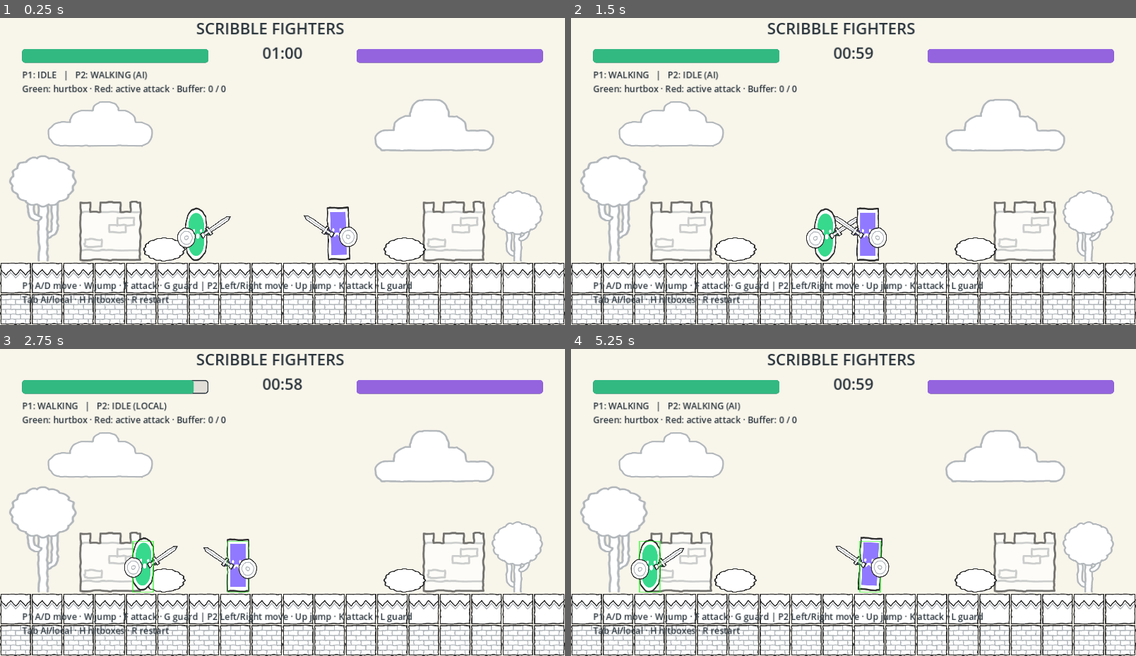
Above: before the commit, frames 1-4 (two rows, left to right).
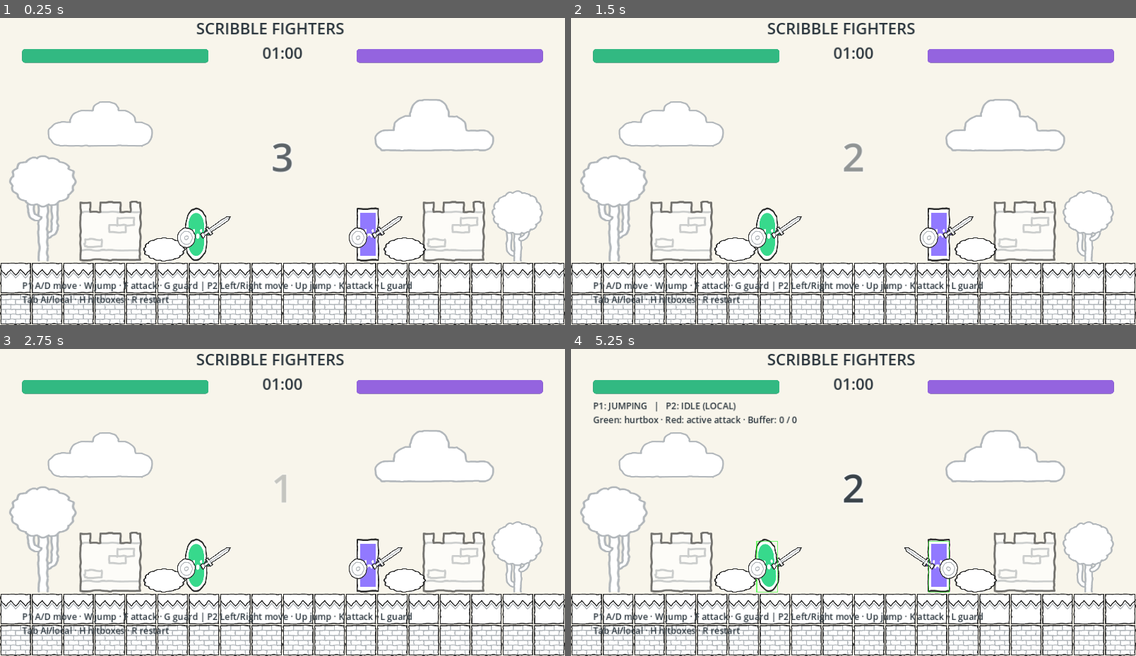
Above: after the commit, the same moments.

Repository: fiveft55/BIX322-FigntinGame
Game: Godot game, scene res://scenes/arena.tscn
Same seed, same stepped clock (60 frames per second), same inputs: the game is played once before the commit and once after it. Sound files missing from this copy of the repository are replaced by a short silence.
Inputs:
- Up to frame 1 (0.25 s): no input
- Up to frame 2 (1.5 s): hold D (p1_right) 0.53-1.28 s; tap Tab (ai) at 0.6, 1.35 s; tap W (p1_jump) at 0.77 s; hold A (p1_left) from 1.28 s (still down)
- Up to frame 3 (2.75 s): tap W (p1_jump) at 1.52 s; release A (p1_left) at 2.03 s; hold D (p1_right) from 2.03 s (still down); tap H (boxes) at 2.1 s; tap Tab (ai) at 2.3 s
- Up to frame 4 (5.25 s): tap F (p1_attack) at 2.85 s; tap W (p1_jump) at 3.02, 3.77, 4.52 s; tap Tab (ai) at 3.05, 3.8, 4.55 s; release D (p1_right) at 3.53 s; hold A (p1_left) from 3.53 s (still down); tap G (p1_block) at 3.6 s; tap R (restart) at 4.15 s; tap K (p2_attack) at 4.35 s; tap L (p2_block) at 5.1 s

The runs differ from the first frame. In frame 1, 2.0% of the frame differs, in the area x 3-72%, y 17-80%; in frame 2, 3.0%; in frame 3, 3.2%, in the area x 3-72%, y 9-80%; in frame 4, 2.9%.

Commit message:
Add voiced fight countdown, combat sounds, and looping battle music

Diff:
--- /dev/null
+++ b/default_bus_layout.tres
@@ -0,0 +1,11 @@
+[gd_resource type="AudioBusLayout" format=3]
+
+[resource]
+bus/0/name = &"Master"
+bus/0/volume_db = 0.0
+bus/1/name = &"Music"
+bus/1/send = &"Master"
+bus/2/name = &"SFX"
+bus/2/send = &"Master"
+bus/3/name = &"Voice"
+bus/3/send = &"Master"
--- /dev/null
+++ b/scenes/match_audio.tscn
@@ -0,0 +1,48 @@
+[gd_scene load_steps=17 format=3]
+
+[ext_resource type="Script" path="res://scripts/match_audio.gd" id="script"]
+[ext_resource type="AudioStream" path="res://assets/audio/battle/oxidvideos-video-game-sword-swing-sfx-409364.mp3" id="sword_sound"]
+[ext_resource type="AudioStream" path="res://assets/audio/battle/53439420-retro-hurt-sound-03-474780.mp3" id="hit_sound"]
+[ext_resource type="AudioStream" path="res://assets/audio/battle/gargamel10-sword-slashing-game-sound-effect-2-379229.mp3" id="block_sound"]
+[ext_resource type="AudioStream" path="res://assets/audio/battle/cartoon_music-kids-game-victory-504518.mp3" id="jump_sound"]
+[ext_resource type="AudioStream" path="res://assets/audio/battle/soundreality-game-over-man-136233.mp3" id="game_over_sound"]
+[ext_resource type="AudioStream" path="res://assets/audio/voice/3.ogg" id="countdown_three"]
+[ext_resource type="AudioStream" path="res://assets/audio/voice/2.ogg" id="countdown_two"]
+[ext_resource type="AudioStream" path="res://assets/audio/voice/1.ogg" id="countdown_one"]
+[ext_resource type="AudioStream" path="res://assets/audio/voice/fight.ogg" id="fight_voice"]
+[ext_resource type="AudioStream" path="res://assets/audio/voice/player_1.ogg" id="player_one_voice"]
+[ext_resource type="AudioStream" path="res://assets/audio/voice/player_2.ogg" id="player_two_voice"]
+[ext_resource type="AudioStream" path="res://assets/audio/voice/winner.ogg" id="winner_voice"]
+[ext_resource type="AudioStream" path="res://assets/audio/voice/it's_a_tie.ogg" id="tie_voice"]
+[ext_resource type="AudioStream" path="res://assets/audio/voice/time.ogg" id="time_voice"]
+[ext_resource type="AudioStream" path="res://assets/audio/battle/331music-video-game-music-598332.mp3" id="music"]
+
+[node name="MatchAudio" type="Node"]
+script = ExtResource("script")
+sword_sound = ExtResource("sword_sound")
+hit_sound = ExtResource("hit_sound")
+block_sound = ExtResource("block_sound")
+jump_sound = ExtResource("jump_sound")
+game_over_sound = ExtResource("game_over_sound")
+countdown_three = ExtResource("countdown_three")
+countdown_two = ExtResource("countdown_two")
+countdown_one = ExtResource("countdown_one")
+fight_voice = ExtResource("fight_voice")
+player_one_voice = ExtResource("player_one_voice")
+player_two_voice = ExtResource("player_two_voice")
+winner_voice = ExtResource("winner_voice")
+tie_voice = ExtResource("tie_voice")
+time_voice = ExtResource("time_voice")
+
+[node name="Music" type="AudioStreamPlayer" parent="."]
+stream = ExtResource("music")
+volume_db = -20.0
+bus = &"Music"
+
+[node name="Announcer" type="AudioStreamPlayer" parent="."]
+volume_db = -3.0
+bus = &"Voice"
+
+[node name="Effects" type="AudioStreamPlayer" parent="."]
+volume_db = -10.0
+bus = &"SFX"
--- a/scenes/match_overlay.tscn
+++ b/scenes/match_overlay.tscn
@@ -50,3 +50,17 @@
 offset_right = 440.0
 offset_bottom = 245.0
 text = "Quit"
+
+[node name="Countdown" type="Label" parent="."]
+mouse_filter = 2
+offset_left = 200.0
+offset_top = 245.0
+offset_right = 952.0
+offset_bottom = 365.0
+theme_override_colors/font_color = Color(0.16, 0.2, 0.23, 1)
+theme_override_colors/font_outline_color = Color(1, 1, 1, 1)
+theme_override_constants/outline_size = 8
+theme_override_font_sizes/font_size = 80
+text = "3"
+horizontal_alignment = 1
+vertical_alignment = 1
--- a/scripts/arena.gd
+++ b/scripts/arena.gd
@@ -7,7 +7,10 @@
 var round_over := false
 var match_over := false
 var round_ticks_remaining := 0
+var countdown_ticks := 0
+var fight_fade_ticks := 0
 var match_overlay: CanvasLayer
+var match_audio: MatchAudio
 var spawn_positions: Array[Vector2] = []
 
 func _ready() -> void:
@@ -17,6 +20,10 @@
 	fighters.assign([$Fighters/Player1, $Fighters/Player2])
 	for fighter in fighters:
 		spawn_positions.append(fighter.position)
+	match_audio = (load("res://scenes/match_audio.tscn") as PackedScene).instantiate()
+	add_child(match_audio)
+	for fighter in fighters:
+		fighter.combat_sound.connect(match_audio.on_combat_sound)
 	fighters[0].opponent = fighters[1]
 	fighters[1].opponent = fighters[0]
 	create_hud()
@@ -100,6 +107,15 @@
 	round_ticks_remaining = GameSettings.ROUND_SECONDS * 60
 	for i in range(fighters.size()):
 		fighters[i].reset_fighter(spawn_positions[i].x)
+		fighters[i].enabled = false
+	match_audio.reset_match()
+	match_audio.say(match_audio.countdown_three)
+	countdown_ticks = 180
+	fight_fade_ticks = 0
+	var countdown: Label = match_overlay.get_node("Countdown")
+	countdown.text = "3"
+	countdown.modulate.a = 1.0
+	countdown.show()
 	update_match_hud()
 
 
@@ -111,15 +127,16 @@
 		fighter.enabled = false
 		fighter.remove_hitbox()
 	match_over = true
+	match_overlay.get_node("Countdown").hide()
 	var result := "DRAW!"
 	if fighters[0].health != fighters[1].health:
 		var winner := 1 if fighters[0].health > fighters[1].health else 2
 		result = "PLAYER %d WINS!" % winner
+	var winner_number := 0 if fighters[0].health == fighters[1].health else (1 if fighters[0].health > fighters[1].health else 2)
+	match_audio.finish_match(winner_number, round_ticks_remaining == 0)
 	match_overlay.get_node("Victory/Title").text = result
 	var reason := "TIME UP" if round_ticks_remaining == 0 else "KNOCKOUT"
-	match_overlay.get_node("Victory/Result").text = "%s · HEALTH %d — %d" % [
-		reason, fighters[0].health, fighters[1].health
-	]
+	match_overlay.get_node("Victory/Result").text = reason
 	match_overlay.get_node("Victory").show()
 	match_overlay.get_node("Victory/Rematch").grab_focus()
 	update_match_hud()
@@ -130,6 +147,27 @@
 	match_overlay.get_node("Clock").text = "%02d:%02d" % [seconds / 60, seconds % 60]
 	for i in range(fighters.size()):
 		bars[i].value = fighters[i].health
+
+
+func update_countdown() -> void:
+	var label: Label = match_overlay.get_node("Countdown")
+	countdown_ticks -= 1
+	if countdown_ticks == 120:
+		match_audio.say(match_audio.countdown_two)
+	elif countdown_ticks == 60:
+		match_audio.say(match_audio.countdown_one)
+	if countdown_ticks > 0:
+		label.text = str(ceili(countdown_ticks / 60.0))
+		var elapsed_in_second := (180 - countdown_ticks) % 60
+		label.modulate.a = 1.0 - elapsed_in_second / 60.0
+	else:
+		match_audio.begin_battle()
+		label.text = "FIGHT!"
+		label.modulate.a = 1.0
+		fight_fade_ticks = 30
+		for fighter in fighters:
+			fighter.buffer.clear()
+			fighter.enabled = true
 
 
 func _physics_process(delta: float) -> void:
@@ -143,6 +181,15 @@
 		fighters[1].buffer.clear()
 	if round_over:
 		return
+	if countdown_ticks > 0:
+		update_countdown()
+		return
+	if fight_fade_ticks > 0:
+		fight_fade_ticks -= 1
+		var countdown: Label = match_overlay.get_node("Countdown")
+		countdown.modulate.a = fight_fade_ticks / 30.0
+		if fight_fade_ticks == 0:
+			countdown.hide()
 	for fighter in fighters:
 		fighter.tick(delta)
 	var separation := fighters[1].position.x - fighters[0].position.x
--- a/scripts/fighter.gd
+++ b/scripts/fighter.gd
@@ -3,6 +3,8 @@
 ## Fighter FSM and frame-timed combat. Feet are the local origin.
 
 # Jumping is locomotion; hit stun can also occur in the air.
+signal combat_sound(event: StringName)
+
 enum State { IDLE, WALKING, ATTACKING, HIT_STUN, BLOCKING, JUMPING }
 const SPEED := GameSettings.MOVE_SPEED
 const FLOOR_Y := GameSettings.FLOOR_Y
@@ -124,6 +126,7 @@
 			velocity.x = direction * attack_speed
 			var attack: Dictionary = ATTACKS[combo]
 			if state_frame == attack.startup:
+				combat_sound.emit(&"sword")
 				hitbox = make_area(
 					Vector2(attack.reach, GameSettings.HITBOX_HEIGHT),
 					Vector2(facing * (GameSettings.BODY_WIDTH / 2 + attack.reach / 2), GameSettings.HITBOX_Y),
@@ -141,6 +144,7 @@
 				change_state(State.IDLE if is_grounded() else State.JUMPING)
 		_:
 			if buffer.consume(&"jump"):
+				combat_sound.emit(&"jump")
 				velocity.y = -GameSettings.JUMP_SPEED
 				velocity.x = direction * GameSettings.AIR_SPEED
 				change_state(State.JUMPING)
@@ -196,6 +200,7 @@
 func receive_hit(attack: Dictionary, attacker: Fighter) -> void:
 	var front := signf(attacker.position.x - position.x) == facing
 	var guarded := state == State.BLOCKING and front
+	combat_sound.emit(&"block" if guarded else &"hit")
 	health = maxi(0, health - (GameSettings.BLOCK_DAMAGE if guarded else int(attack.damage)))
 	change_state(State.HIT_STUN)
 	guard_hit = guarded
--- /dev/null
+++ b/scripts/match_audio.gd
@@ -0,0 +1,103 @@
+class_name MatchAudio
+extends Node
+## Audio routing is scene-editable; fighter signals trigger overlapping effects.
+@export var sword_sound: AudioStream
+@export var hit_sound: AudioStream
+@export var block_sound: AudioStream
+@export var jump_sound: AudioStream
+@export var game_over_sound: AudioStream
+@export var countdown_three: AudioStream
+@export var countdown_two: AudioStream
+@export var countdown_one: AudioStream
+@export var fight_voice: AudioStream
+@export var player_one_voice: AudioStream
+@export var player_two_voice: AudioStream
+@export var winner_voice: AudioStream
+@export var tie_voice: AudioStream
+@export var time_voice: AudioStream
+@onready var music: AudioStreamPlayer = $Music
+@onready var voice: AudioStreamPlayer = $Announcer
+@onready var effect_template: AudioStreamPlayer = $Effects
+var effect_players: Array[AudioStreamPlayer] = []
+var voice_queue: Array[AudioStream] = []
+var last_event := ""
+
+func _ready() -> void:
+	# Duplicate so enabling looping never modifies the imported shared resource.
+	music.stream = music.stream.duplicate()
+	if music.stream is AudioStreamMP3:
+		music.stream.loop = true
+	for i in range(8):
+		var player := effect_template.duplicate() as AudioStreamPlayer
+		add_child(player)
+		effect_players.append(player)
+	voice.finished.connect(play_next_voice)
+
+func reset_match() -> void:
+	music.stop()
+	voice.stop()
+	voice_queue.clear()
+	for player in effect_players:
+		player.stop()
+	last_event = ""
+
+func _exit_tree() -> void:
+	reset_match()
+	music.stream = null
+	voice.stream = null
+	for player in effect_players:
+		player.stream = null
+
+func say(stream: AudioStream) -> void:
+	# Countdown announcements replace any previous countdown clip.
+	voice_queue.clear()
+	voice.stop()
+	voice.stream = stream
+	if stream != null:
+		voice.play()
+
+func begin_battle() -> void:
+	music.play()
+	say(fight_voice)
+
+func play_next_voice() -> void:
+	if voice_queue.is_empty():
+		return
+	voice.stream = voice_queue.pop_front()
+	voice.play()
+
+func play_effect(stream: AudioStream) -> void:
+	if stream == null:
+		return
+	var player := effect_players[0]
+	for candidate in effect_players:
+		if not candidate.playing:
+			player = candidate
+			break
+	player.stream = stream
+	player.play()
+
+func on_combat_sound(event: StringName) -> void:
+	last_event = String(event)
+	match event:
+		&"sword": play_effect(sword_sound)
+		&"hit": play_effect(hit_sound)
+		&"block": play_effect(block_sound)
+		&"jump": play_effect(jump_sound)
+
+func finish_match(winner: int, timed_out: bool) -> void:
+	music.stop()
+	voice.stop()
+	voice_queue.clear()
+	for player in effect_players:
+		player.stop()
+	if timed_out:
+		voice_queue.append(time_voice)
+	else:
+		play_effect(game_over_sound)
+	if winner == 0:
+		voice_queue.append(tie_voice)
+	else:
+		voice_queue.append(player_one_voice if winner == 1 else player_two_voice)
+		voice_queue.append(winner_voice)
+	play_next_voice()
--- a/tests/arena_test.gd
+++ b/tests/arena_test.gd
@@ -8,6 +8,8 @@
 	var arena := scene.instantiate()
 	root.add_child(arena)
 	arena.set_physics_process(false)
+	for tick in range(180):
+		arena._physics_process(1.0 / 60)
 	for frame in range(360):
 		arena._physics_process(1.0 / 60)
 	if arena.fighters[0].health >= 100:
@@ -21,9 +23,13 @@
 		quit(1)
 		return
 	arena.restart()
-	if arena.round_over or arena.fighters[0].health != 100 or not arena.fighters[0].enabled:
+	if arena.round_over or arena.fighters[0].health != 100 or arena.countdown_ticks != 180:
 		push_error("Restart did not restore round")
 		quit(1)
 		return
+	arena.match_audio.reset_match()
+	await create_timer(0.15).timeout
+	arena.free()
+	await create_timer(0.15).timeout # Let the audio mixer release stopped playback.
 	print("Arena checks: PASS (AI damage, KO, restart)")
 	quit(0)
--- a/tests/assets_test.gd
+++ b/tests/assets_test.gd
@@ -7,6 +7,8 @@
 	var arena := (load("res://scenes/arena.tscn") as PackedScene).instantiate()
 	root.add_child(arena)
 	arena.set_physics_process(false)
+	for tick in range(180):
+		arena._physics_process(1.0 / 60)
 	for fighter in arena.fighters:
 		var visual: FighterVisual = fighter.visuals
 		var authored_position := visual.front_hand.position
@@ -57,5 +59,9 @@
 			push_error("Scenery texture failed to load")
 			quit(1)
 			return
+	arena.match_audio.reset_match()
+	await create_timer(0.15).timeout
+	arena.free()
+	await create_timer(0.15).timeout # Let the audio mixer release stopped playback.
 	print("Asset checks: PASS (both fighters, guard, effects, scenery)")
 	quit(0)
--- /dev/null
+++ b/tests/audio_test.gd
@@ -0,0 +1,62 @@
+extends SceneTree
+
+var failures := 0
+
+func check(condition: bool, message: String) -> void:
+	if not condition:
+		failures += 1
+		push_error(message)
+
+func _initialize() -> void:
+	call_deferred("run")
+
+func run() -> void:
+	var arena := (load("res://scenes/arena.tscn") as PackedScene).instantiate()
+	root.add_child(arena)
+	arena.set_physics_process(false)
+	arena.fighters[1].use_ai = false
+	var audio: MatchAudio = arena.match_audio
+	check(audio.voice.stream == audio.countdown_three, "Three is announced at match start")
+	check(not audio.music.playing, "Music waits for the fight")
+	for tick in range(60):
+		arena._physics_process(1.0 / 60)
+	check(audio.voice.stream == audio.countdown_two, "Two follows countdown timing")
+	for tick in range(60):
+		arena._physics_process(1.0 / 60)
+	check(audio.voice.stream == audio.countdown_one, "One follows countdown timing")
+	for tick in range(60):
+		arena._physics_process(1.0 / 60)
+	check(audio.music.playing and audio.music.stream.loop, "Battle music starts with looping enabled")
+	check(audio.voice.stream == audio.fight_voice, "Fight voice matches fight text")
+	for bus in ["Music", "Voice", "SFX"]:
+		check(AudioServer.get_bus_index(bus) >= 0, "Separate volume bus exists: " + bus)
+	var fighter: Fighter = arena.fighters[0]
+	fighter.start_attack()
+	for tick in range(6):
+		fighter.tick(1.0 / 60)
+	check(audio.last_event == "sword", "Active sword frame emits effect")
+	fighter.reset_fighter(400)
+	fighter.buffer.push(&"jump")
+	fighter.tick(1.0 / 60)
+	check(audio.last_event == "jump", "Jump emits effect")
+	fighter.receive_hit(Fighter.ATTACKS[0], arena.fighters[1])
+	check(audio.last_event == "hit", "Damage emits hit effect")
+	fighter.reset_fighter(400)
+	fighter.facing = 1
+	fighter.change_state(Fighter.State.BLOCKING)
+	fighter.receive_hit(Fighter.ATTACKS[0], arena.fighters[1])
+	check(audio.last_event == "block", "Front guard emits block effect")
+	arena.fighters[1].health = 0
+	arena.finish_round()
+	check(not audio.music.playing, "Music stops at result screen")
+	check(audio.voice.stream == audio.player_one_voice, "Correct winner announced first")
+	audio.play_next_voice()
+	check(audio.voice.stream == audio.winner_voice, "Winner announcement follows player name")
+	arena.restart()
+	check(audio.voice_queue.is_empty() and not audio.music.playing, "Rematch clears old audio")
+	arena.match_audio.reset_match()
+	await create_timer(0.15).timeout
+	arena.free()
+	await create_timer(0.15).timeout
+	print("Audio checks: ", "PASS" if failures == 0 else "FAIL", " (", failures, " failures)")
+	quit(0 if failures == 0 else 1)
--- a/tests/jump_test.gd
+++ b/tests/jump_test.gd
@@ -14,6 +14,8 @@
 	var arena := (load("res://scenes/arena.tscn") as PackedScene).instantiate()
 	root.add_child(arena)
 	arena.set_physics_process(false)
+	for tick in range(180):
+		arena._physics_process(1.0 / 60)
 	var fighter: Fighter = arena.fighters[0]
 	var opponent: Fighter = arena.fighters[1]
 	opponent.use_ai = false
@@ -59,5 +61,9 @@
 	fighter.tick(1.0 / 60)
 	arena.restart()
 	check(fighter.velocity == Vector2.ZERO and fighter.is_grounded(), "Restart clears jump momentum")
+	arena.match_audio.reset_match()
+	await create_timer(0.15).timeout
+	arena.free()
+	await create_timer(0.15).timeout # Let the audio mixer release stopped playback.
 	print("Jump checks: ", "PASS" if failures == 0 else "FAIL", " (", failures, " failures)")
 	quit(0 if failures == 0 else 1)
--- a/tests/match_test.gd
+++ b/tests/match_test.gd
@@ -16,14 +16,30 @@
 	arena.set_physics_process(false)
 	arena.fighters[1].use_ai = false
 	check(arena.round_ticks_remaining == 3600, "Match starts with exactly 60 seconds")
+	var initial_position: Vector2 = arena.fighters[0].position
+	for tick in range(60):
+		arena._physics_process(1.0 / 60)
+	check(arena.match_overlay.get_node("Countdown").text == "2", "Countdown advances to two")
+	for tick in range(60):
+		arena._physics_process(1.0 / 60)
+	check(arena.match_overlay.get_node("Countdown").text == "1", "Countdown advances to one")
+	for tick in range(59):
+		arena._physics_process(1.0 / 60)
+	check(not arena.fighters[0].enabled and arena.round_ticks_remaining == 3600, "Countdown freezes controls and match timer")
+	check(arena.fighters[0].position == initial_position, "Countdown does not move fighters")
+	check(arena.match_overlay.get_node("Countdown").modulate.a < 0.1, "Countdown text fades")
+	arena._physics_process(1.0 / 60)
+	check(arena.fighters[0].enabled and arena.match_overlay.get_node("Countdown").text == "FIGHT!", "Fight begins at exactly three seconds")
 	for tick in range(3599):
 		arena._physics_process(1.0 / 60)
 	check(not arena.round_over and arena.round_ticks_remaining == 1, "Match stays live until last tick")
+	check(not arena.match_overlay.get_node("Countdown").visible, "Fight text fades away during combat")
 	arena.fighters[0].health = 80
 	arena.fighters[1].health = 50
 	arena._physics_process(1.0 / 60)
 	check(arena.match_over and arena.round_ticks_remaining == 0, "Timeout ends match")
 	check(arena.match_overlay.get_node("Victory").visible, "Result screen is visible")
+	check(arena.match_overlay.get_node("Victory/Result").text == "TIME UP", "Result omits remaining-health numbers")
 	check(arena.match_overlay.get_node("Victory/Title").text == "PLAYER 1 WINS!", "Timeout awards player with greater health")
 	var position: Vector2 = arena.fighters[0].position
 	arena._physics_process(1.0 / 60)
@@ -31,13 +47,21 @@
 	arena.match_overlay.get_node("Victory/Rematch").pressed.emit()
 	check(not arena.match_over and arena.round_ticks_remaining == 3600, "Play Again resets timer and match")
 	check(not arena.match_overlay.get_node("Victory").visible, "Rematch hides result screen")
+	for tick in range(180):
+		arena._physics_process(1.0 / 60)
 	arena.round_ticks_remaining = 1
 	arena._physics_process(1.0 / 60)
 	check(arena.match_overlay.get_node("Victory/Title").text == "DRAW!", "Equal health timeout is a draw")
 	arena.restart()
+	for tick in range(180):
+		arena._physics_process(1.0 / 60)
 	arena.fighters[0].health = 0
 	arena._physics_process(1.0 / 60)
 	check(arena.match_overlay.get_node("Victory/Title").text == "PLAYER 2 WINS!", "Knockout ends single match immediately")
 	check(not arena.fighters[0].enabled and not arena.fighters[1].enabled, "Both fighters disabled after match")
+	arena.match_audio.reset_match()
+	await create_timer(0.15).timeout
+	arena.free()
+	await create_timer(0.15).timeout # Let the audio mixer release stopped playback.
 	print("Match checks: ", "PASS" if failures == 0 else "FAIL", " (", failures, " failures)")
 	quit(0 if failures == 0 else 1)
Not shown, added: assets/audio/battle/331music-video-game-music-598332.mp3.import
Not shown, added: assets/audio/battle/53439420-retro-hurt-sound-03-474780.mp3.import
Not shown, added: assets/audio/battle/License.txt
Not shown, added: assets/audio/battle/cartoon_music-kids-game-victory-504518.mp3.import
Not shown, added: assets/audio/battle/gargamel10-sword-slashing-game-sound-effect-2-379229.mp3.import
Not shown, added: assets/audio/battle/oxidvideos-video-game-sword-swing-sfx-409364.mp3.import
Not shown, added: assets/audio/battle/retro-bgm-chan-vs-robbot_vs-534622.mp3.import
Not shown, added: assets/audio/battle/soundreality-game-over-man-136233.mp3.import
Not shown, added: assets/audio/voice/1.ogg.import
Not shown, added: assets/audio/voice/10.ogg.import
Not shown, added: assets/audio/voice/2.ogg.import
Not shown, added: assets/audio/voice/3.ogg.import
(and 103 more such lines)
